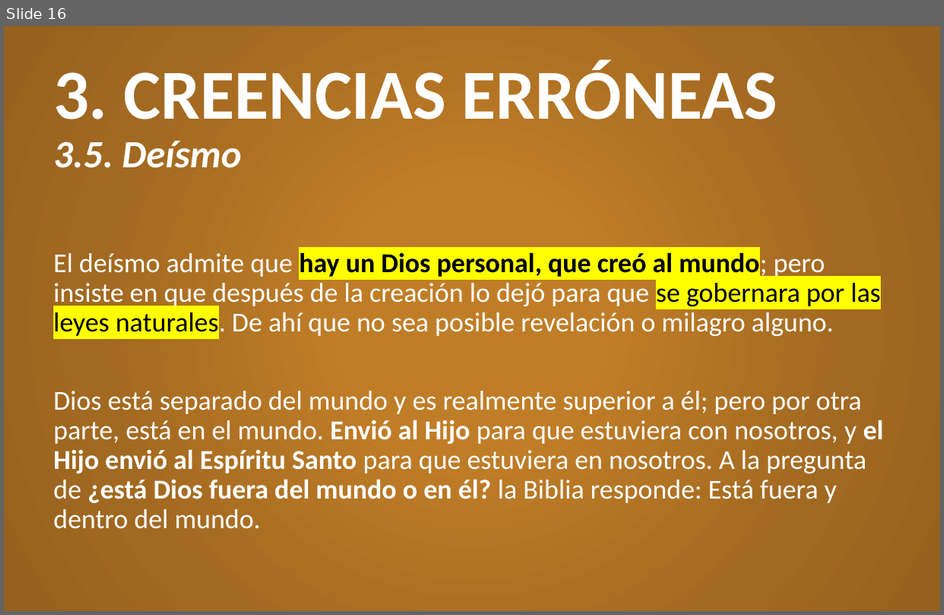
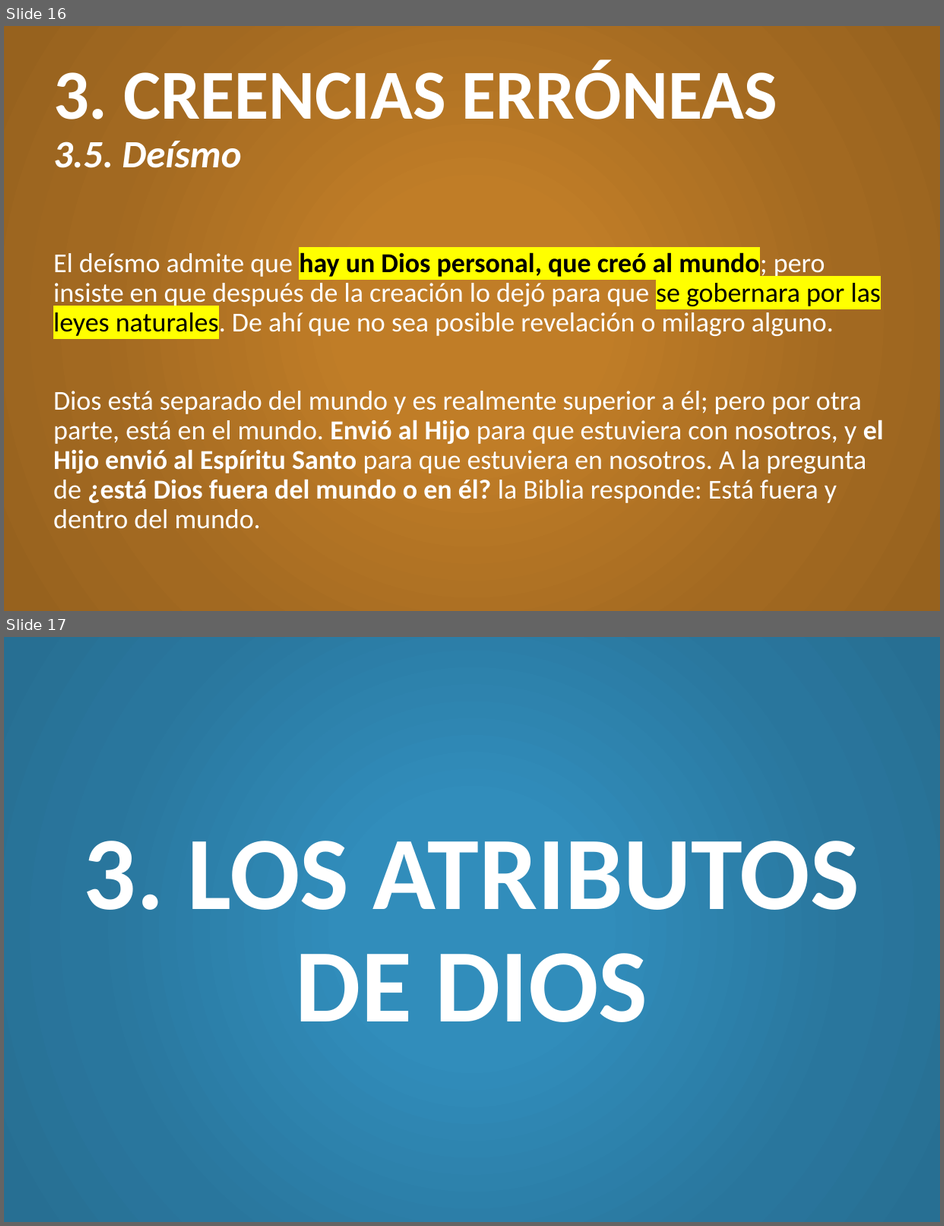
Before and after one commit to CreyTuning/documents, a slide deck: slideshow/Teologia Sistematica y Biblica - Myer Pearlman/Clases/4. Dios.pptx. Shown one above the other, each under a label of ours: slide 16 before the commit, slides 16 and 17 after it. The pictures are 944x615 and 944x1226 pixels, drawn with LibreOffice and Linux fonts; fonts in the diff are those of the drawing. Boxes give left, top, right and bottom in pixels: in the first picture for what was removed or moved away, otherwise in the second. Text is boxed around its words. In the diff, an @@ line names an element or a change of style, - is before the commit and + after.

Commit message:
4. Dios (Parte 2) y Examen 1

```diff
--- a/slideshow/Teologia Sistematica y Biblica - Myer Pearlman/Clases/4. Dios.pptx
+++ b/slideshow/Teologia Sistematica y Biblica - Myer Pearlman/Clases/4. Dios.pptx
@@ slide 17 added at (4, 637, 940, 1222), background gradient #318DBB to #29769D to #276F93 @@
@@ title added at (84, 841, 859, 1022), 80 pt, text #FFFFFF, bold @@
+3. LOS ATRIBUTOS DE DIOS
```
Also in this commit, not shown: 11 other slides added, 2 other files.
